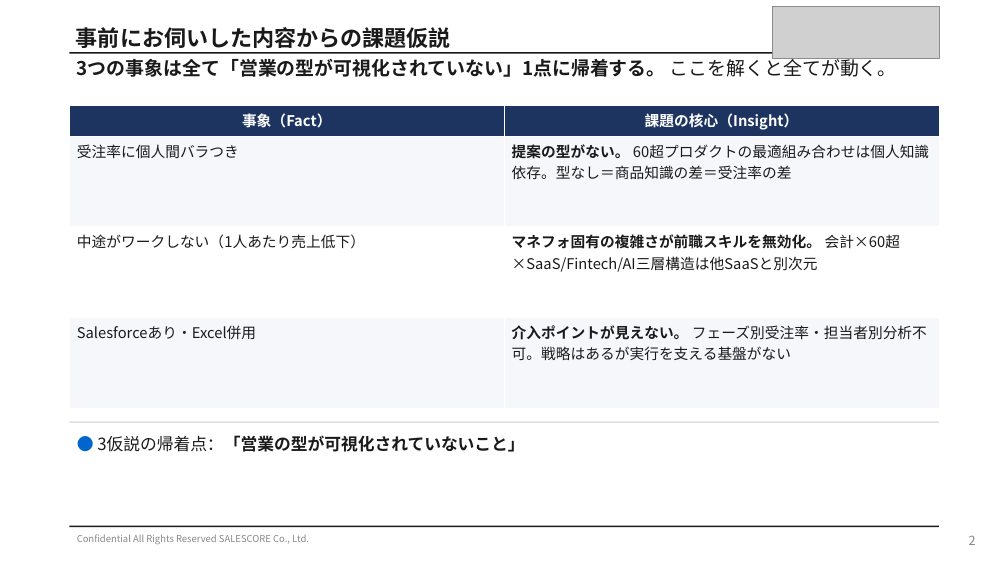
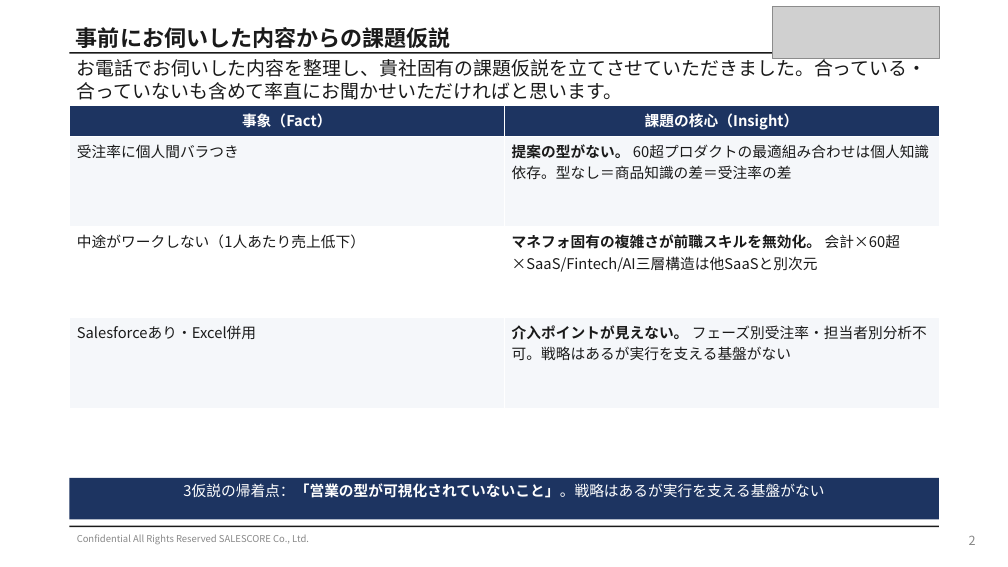
Before and after one commit to shintanagami-netizen/-, a slide deck: slide 2 of slides_p10_p12.pptx. Drawn at 1008x567 pixels with LibreOffice and Linux fonts; fonts in the diff are those of the drawing; grey boxes stand for pictures. Boxes give left, top, right and bottom in pixels: in the first picture for what was removed or moved away, otherwise in the second. Text is boxed around its words. In the diff, an @@ line names an element or a change of style, - is before the commit and + after.

```diff
--- a/slides_p10_p12.pptx
+++ b/slides_p10_p12.pptx
@@ text at (77,56,927,100): text changed; bold off @@
-3つの事象は全て「営業の型が可視化されていない」1点に帰着する。 ここを解くと全てが動く。
+お電話でお伺いした内容を整理し、貴社固有の課題仮説を立てさせていただきました。合っている・合っていないも含めて率直にお聞かせいただければと思います。
@@ rectangle: place and size @@
-rectangle at (70,422,939,423)
+rectangle at (70,478,939,520)
@@ rectangle at (70,478,939,520): fill #CCCCCC to #1D3461 @@
@@ text at (183,483,824,498): text changed; size 16 to 14 pt; text colour #1A1A1A to #FFFFFF; bold off @@
-● 3仮説の帰着点：「営業の型が可視化されていないこと」
+3仮説の帰着点：「営業の型が可視化されていないこと」。戦略はあるが実行を支える基盤がない
```
Also in this commit, not shown: 2 other slides changed, 2 other files.
